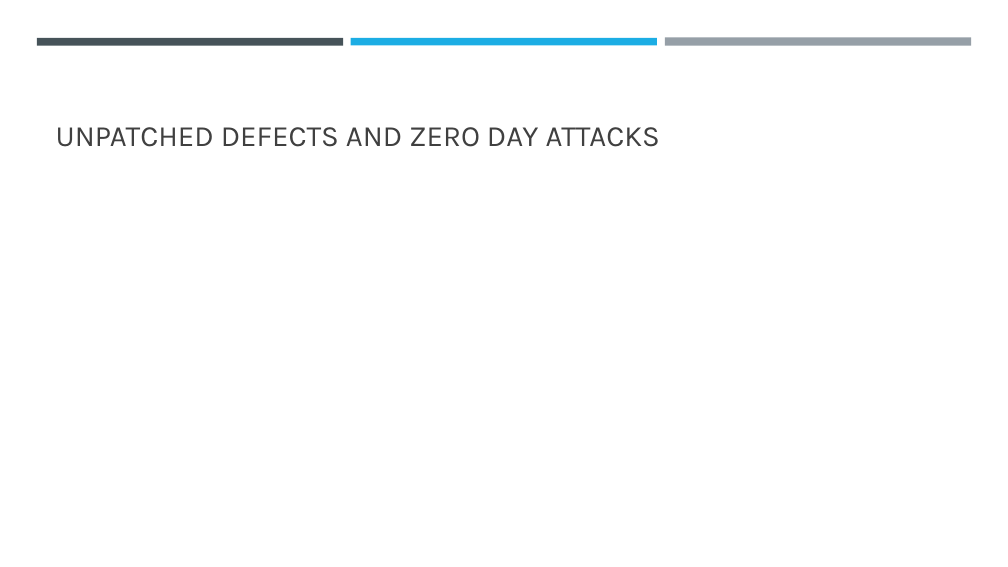
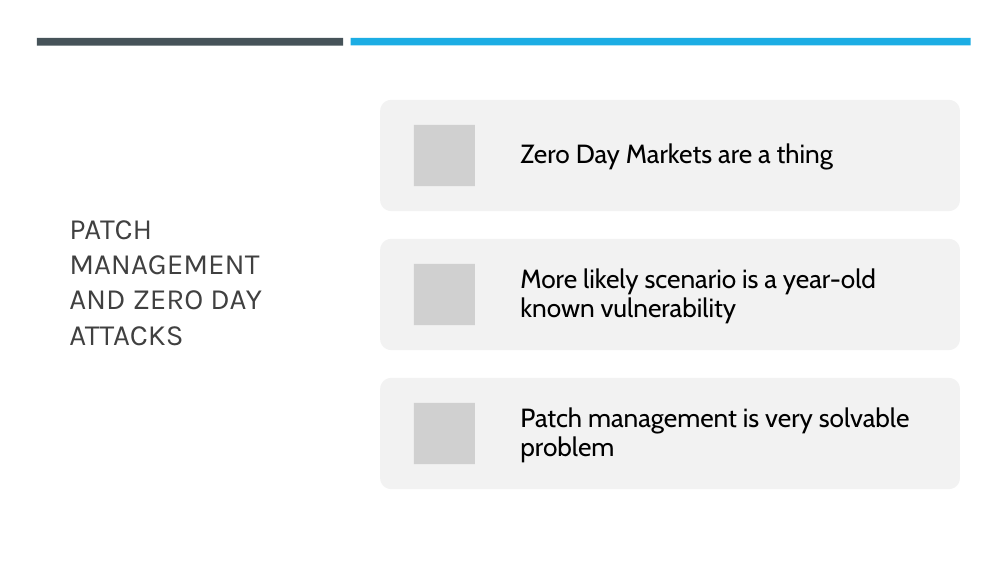
Before and after one commit to dr-natetorious/TIM-8301-Principals_of_CyberSecurity, a slide deck: slide 18 of Week8_OrgNeedsPresentation/BachmeierNTIM8301-8.pptx (slide 19 before the commit). Drawn at 1008x567 pixels with LibreOffice and Linux fonts; fonts in the diff are those of the drawing; grey boxes stand for pictures. Boxes give left, top, right and bottom in pixels: in the first picture for what was removed or moved away, otherwise in the second. Text is boxed around its words. In the diff, an @@ line names an element or a change of style, - is before the commit and + after.

```diff
--- a/Week8_OrgNeedsPresentation/BachmeierNTIM8301-8.pptx
+++ b/Week8_OrgNeedsPresentation/BachmeierNTIM8301-8.pptx
@@ rectangle added at (x1=0, y1=0, x2=1008, y2=567), fill #FFFFFF @@
@@ rectangle removed at (x1=351, y1=38, x2=657, y2=45) @@
@@ rectangle added at (x1=351, y1=38, x2=971, y2=45), fill #1CADE4 @@
@@ rectangle removed at (x1=665, y1=38, x2=971, y2=46) @@
@@ title "PATCH MANAGEMENT AND ZERO DAY ..." at (x1=69, y1=220, x2=262, y2=346): vertical alignment bottom to middle @@
@@ title at (x1=69, y1=220, x2=262, y2=346): text changed @@
-UNPATCHED DEFECTS AND ZERO DAY ATTACKS
+PATCH MANAGEMENT AND ZERO DAY ATTACKS
@@ group added at (x1=380, y1=100, x2=960, y2=489): 3 rounded rectangles, 3 pictures, 3 texts @@
+Zero Day Markets are a thing
+More likely scenario is a year-old known vulnerability
+Patch management is very solvable problem
```
Also in this commit, not shown: 2 other slides changed, 1 slide added, 1 slide removed, 1 other file.
